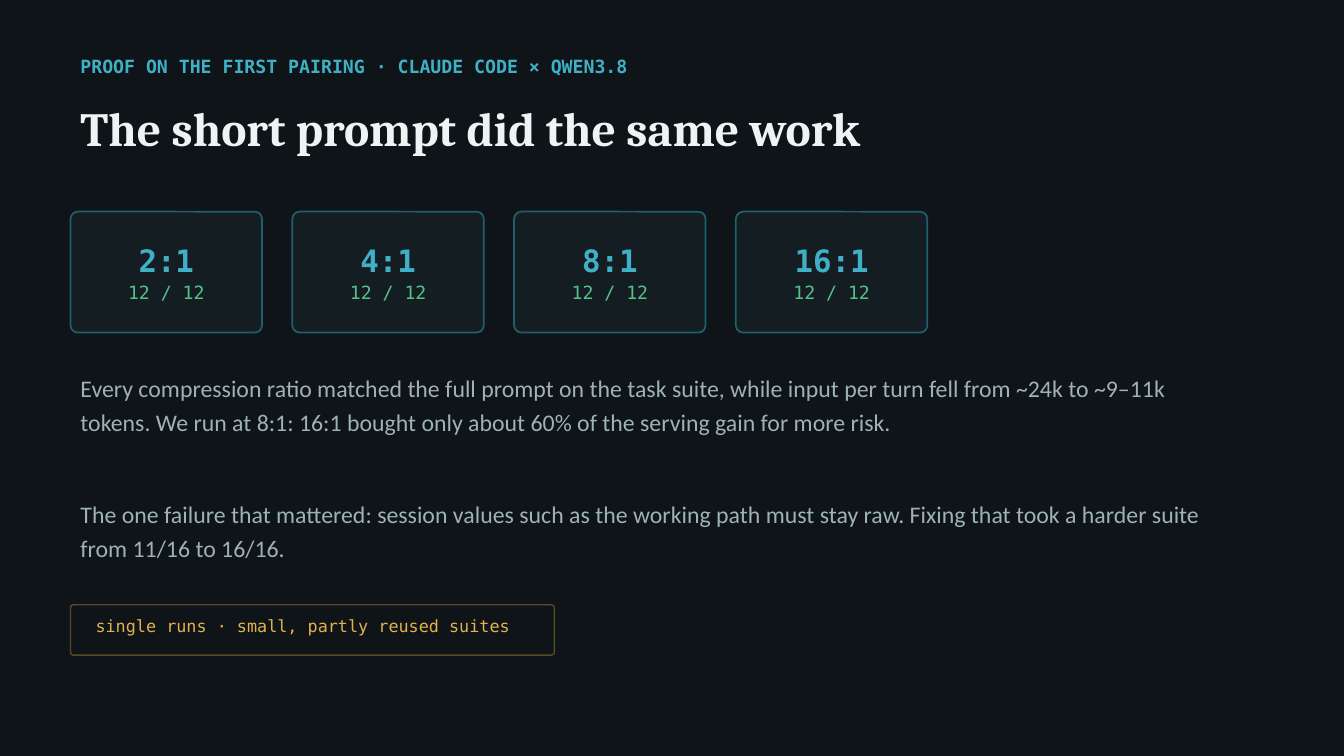
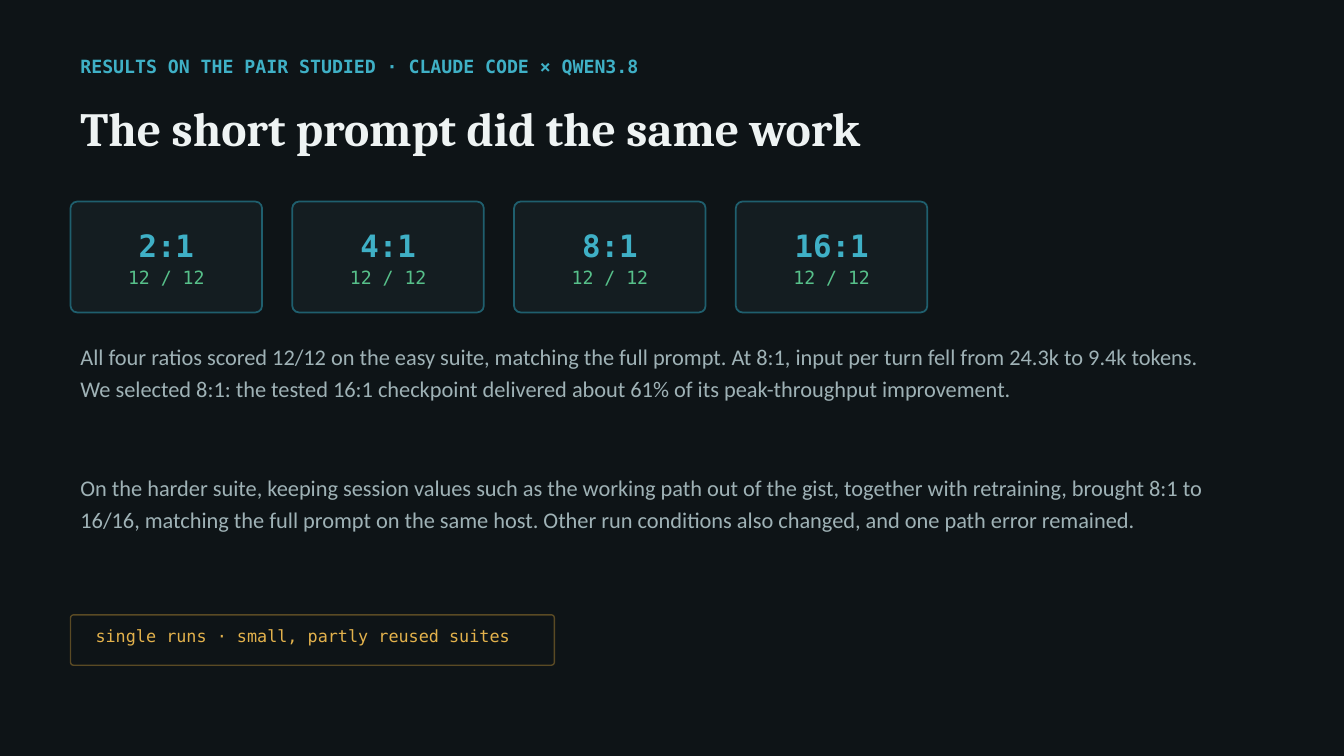
Before and after one commit to arunmenon/gisting-coding-agent, a slide deck: slide 5 of Gisting-CTO-deck.pptx (slide 6 before the commit). Drawn at 1344x756 pixels with LibreOffice and Linux fonts; fonts in the diff are those of the drawing. Boxes give left, top, right and bottom in pixels: in the first picture for what was removed or moved away, otherwise in the second. Text is boxed around its words. In the diff, an @@ line names an element or a change of style, - is before the commit and + after.

Commit message:
Deck: apply Codex review D-1 to D-11 and D-14 to D-16 (D-12, D-13 set aside by author)
Tracks named only; portability framed as the next test, not a result;
pilot limited to a guarded inner-loop trial; quality claims scoped to
easy and hard suites; 2x defined against each arm's own threshold;
8:1 token figures; path-fix and architecture causality softened; no
claims about other harnesses; serving limits in the main flow; span
and recipe merged; lab moved to appendix; HTML and PowerPoint in sync.

```diff
--- a/Gisting-CTO-deck.pptx
+++ b/Gisting-CTO-deck.pptx
@@ text at box(80, 59, 639, 76): text changed @@
-PROOF ON THE FIRST PAIRING · CLAUDE CODE × QWEN3.8
+RESULTS ON THE PAIR STUDIED · CLAUDE CODE × QWEN3.8
@@ rounded rectangle: place and size @@
-rounded rectangle at box(71, 212, 262, 333)
+rounded rectangle at box(71, 202, 262, 313)
@@ 4 texts: place and size @@
-4 texts at box(128, 249, 870, 299)
+4 texts at box(128, 234, 870, 284)
@@ rounded rectangle: place and size @@
-rounded rectangle at box(292, 212, 484, 333)
+rounded rectangle at box(292, 202, 484, 313)
@@ rounded rectangle: place and size @@
-rounded rectangle at box(514, 212, 706, 333)
+rounded rectangle at box(514, 202, 706, 313)
@@ rounded rectangle: place and size @@
-rounded rectangle at box(736, 212, 928, 333)
+rounded rectangle at box(736, 202, 928, 313)
@@ text at box(80, 349, 1198, 401): text changed; size 17 to 16 pt @@
-Every compression ratio matched the full prompt on the task suite, while input per turn fell from ~24k to ~9–11k tokens. We run at 8:1: 16:1 bought only about 60% of the serving gain for more risk.
+All four ratios scored 12/12 on the easy suite, matching the full prompt. At 8:1, input per turn fell from 24.3k to 9.4k tokens. We selected 8:1: the tested 16:1 checkpoint delivered about 61% of its peak-throughput improvement.
@@ text at box(80, 480, 1202, 532): text changed; size 17 to 16 pt @@
-The one failure that mattered: session values such as the working path must stay raw. Fixing that took a harder suite from 11/16 to 16/16.
+On the harder suite, keeping session values such as the working path out of the gist, together with retraining, brought 8:1 to 16/16, matching the full prompt on the same host. Other run conditions also changed, and one path error remained.
@@ rounded rectangle: place and size @@
-rounded rectangle at box(71, 605, 555, 655)
+rounded rectangle at box(71, 615, 555, 665)
@@ text "single runs · small, partly ...": place and size @@
-text "single runs · small, partly ..." at box(96, 619, 510, 636)
+text "single runs · small, partly ..." at box(96, 629, 510, 646)
```
Also in this commit, not shown: 10 other slides changed, 2 slides added, 3 slides removed, 3 other files.
